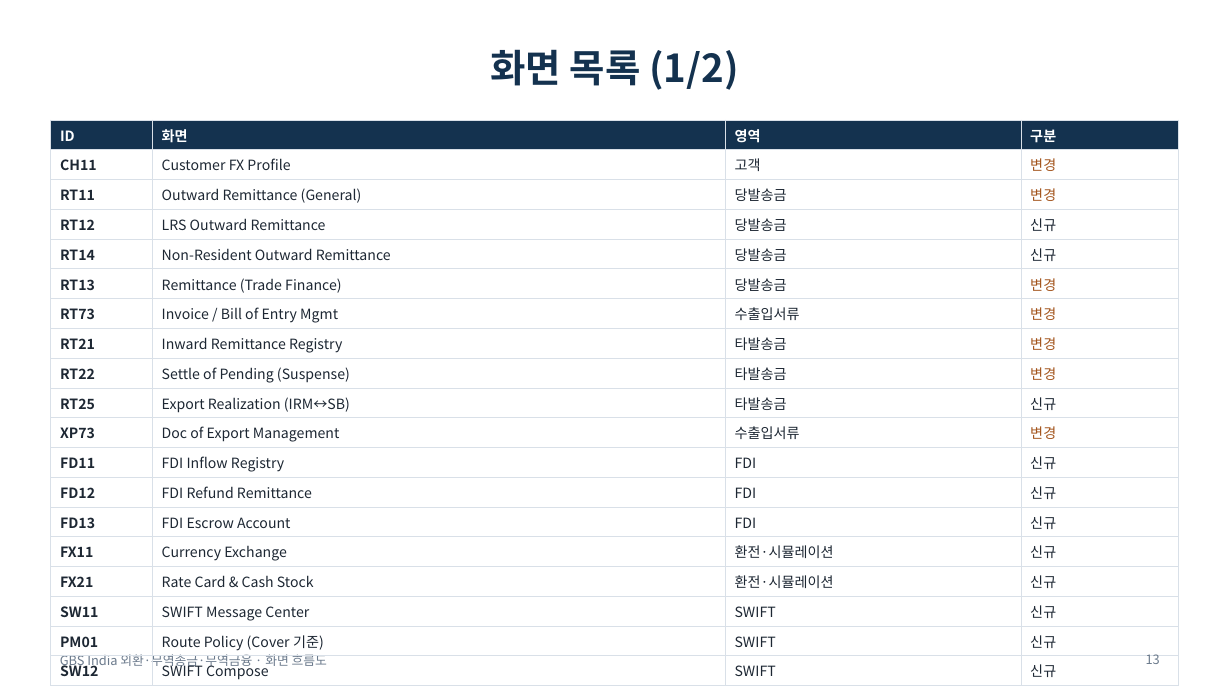
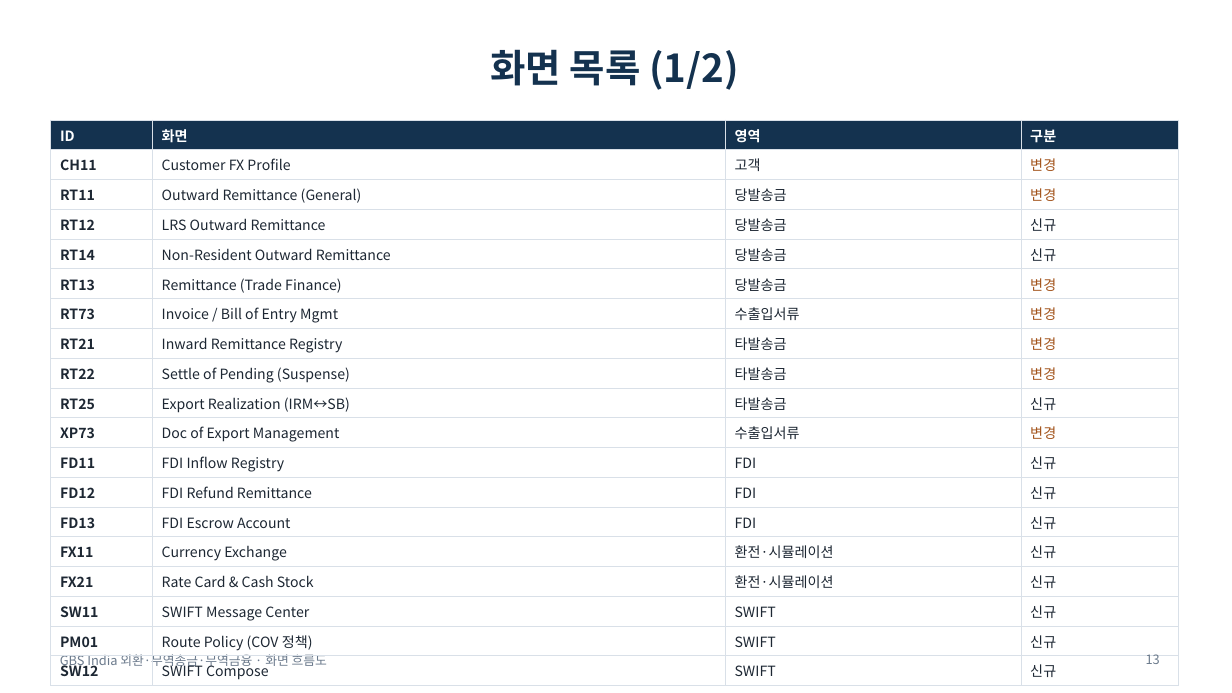
Before and after one commit to bellrubytiger-eng/Tradefinance, a slide deck: slide 13 of docs/04_화면흐름도.pptx. Drawn at 1232x693 pixels with LibreOffice and Linux fonts; fonts in the diff are those of the drawing. Boxes give left, top, right and bottom in pixels: in the first picture for what was removed or moved away, otherwise in the second. Text is boxed around its words. In the diff, an @@ line names an element or a change of style, - is before the commit and + after.

```diff
--- a/docs/04_화면흐름도.pptx
+++ b/docs/04_화면흐름도.pptx
@@ table at bbox=[51, 120, 1178, 684] @@
-row 18, column 2: Route Policy (Cover 기준)
+row 18, column 2: Route Policy (COV 정책)
```
Also in this commit, not shown: 1 other slide changed, 12 other files.
